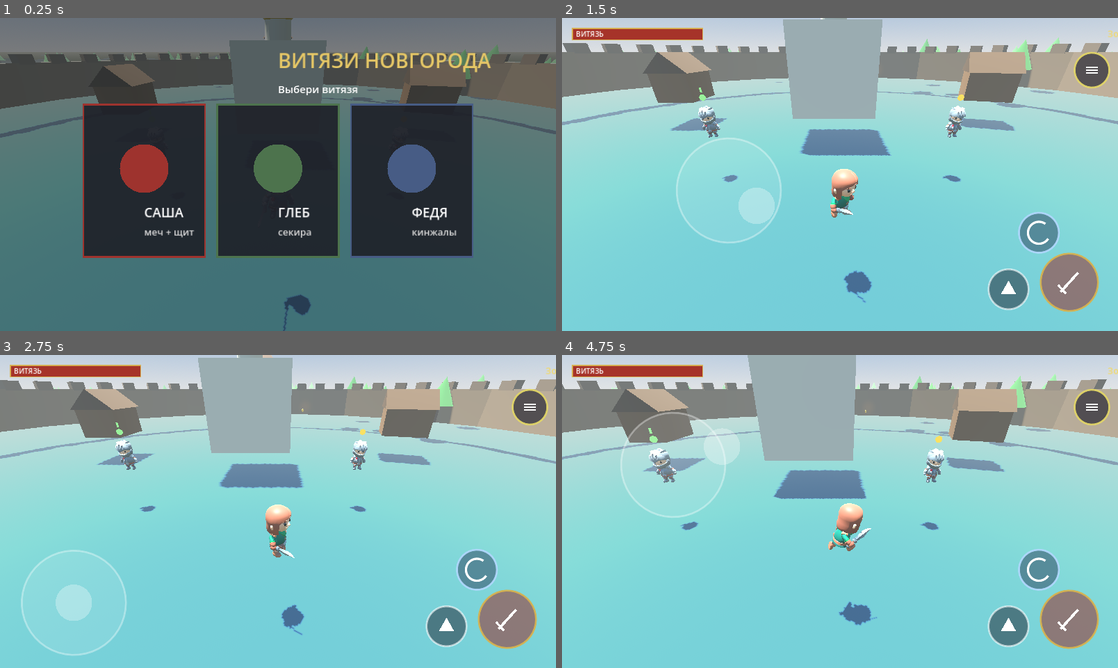
Above: before the commit, frames 1-4 (two rows, left to right).
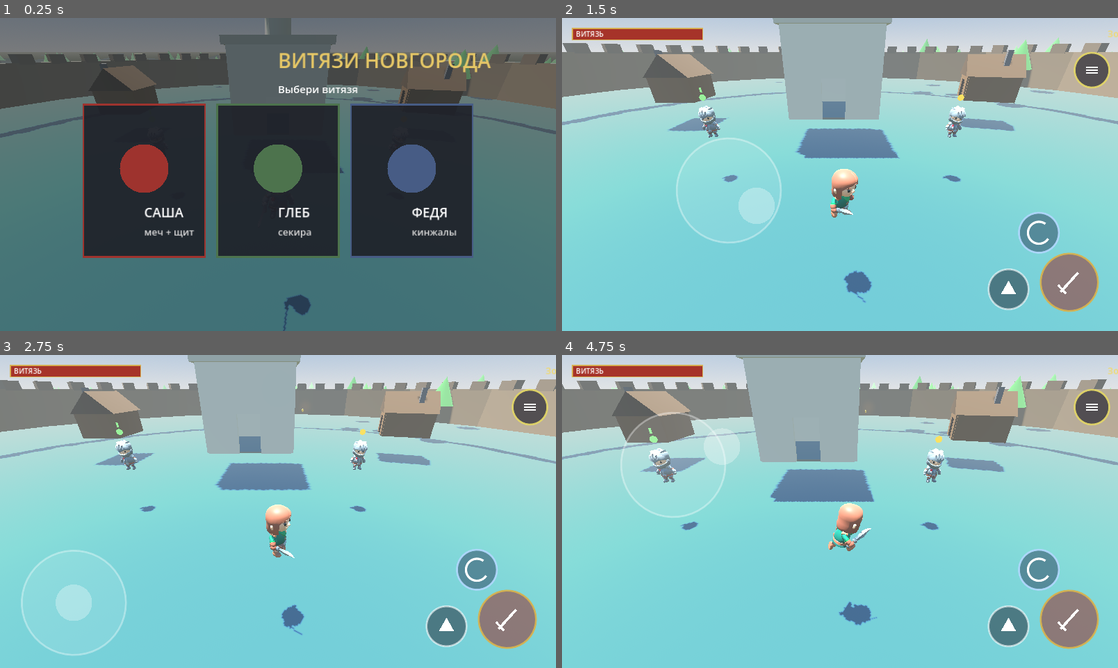
Above: after the commit, the same moments.

Repository: crucian1812-a11y/ar
Game: Godot game, scene res://Main.tscn
Two runs of this game, one before a commit and one after it. Both use one fixed random seed, a clock stepped at 60 frames per second and the inputs below.
Inputs (mouse positions are in pixels of both pictures, inside the frame that each line leads up to):
- Up to frame 1 (0.25 s): no input
- Up to frame 2 (1.5 s): move the mouse to (962, 158) at 0.52 s; click (962, 158) at 0.67 s; drag from (728, 190) to (812, 237) at 1.27 s
- Up to frame 3 (2.75 s): move the mouse to (333, 442) at 2.02 s; click (333, 442) at 2.17 s
- Up to frame 4 (4.75 s): drag from (812, 574) to (673, 464) at 2.77 s; move the mouse to (1006, 558) at 3.52 s; click (1006, 558) at 3.67 s; drag from (673, 464) to (756, 433) at 4.27 s

The runs differ from the first frame. In frame 1, 1.0% of the frame differs, in the area x 16-84%, y 0-50%; in frame 2, 1.9%; in frame 3, 1.8%; in frame 4, 2.1%, in the area x 8-82%, y 0-47%.

Commit message:
vityazi3d: detailed enterable buildings and richer ground textures
- Ground material now zones via vertex colour: cobblestone paving in the
  town square, dirt courtyards around villages, and noise-varied grass
  with sandy shorelines elsewhere.
- Houses (izba) rebuilt as hollow log cabins you can walk into: plank
  floor, four walls with a real doorway + frame, shuttered side windows,
  gable roof and a chimney. Villages get one larger hall plus a well.
- Church rebuilt as an enterable hall: stone floor, walls with a tall
  arched doorway, side windows, cornice, drum, golden dome and cross.
- Watchtowers gained timber corner posts and arrow-slit windows.

Co-Authored-By: Claude Opus 4.8 <noreply@anthropic.com>
Claude-Session: https://claude.ai/code/session_01Ybzc4D61QXnypTQH2Ro8uP

Diff:
--- a/vityazi3d/Main.gd
+++ b/vityazi3d/Main.gd
@@ -9,6 +9,8 @@
 var noise := FastNoiseLite.new()
 var controls
 var player
+
+var village_centers := [Vector3(-78, 0, -34), Vector3(80, 0, 50), Vector3(-90, 0, 60), Vector3(95, 0, -40)]
 
 var state := "menu"            # menu / play / shop / gameover / win
 var kills := 0
@@ -172,15 +174,41 @@
 	if n.length() > 0.0:
 		slope = clampf(n.normalized().dot(Vector3.UP), 0.0, 1.0)
 	for v in [a, b, c]:
-		st.set_color(_ground_color(v.y, slope))
+		st.set_color(_ground_color(v, slope))
 		st.add_vertex(v)
 
-func _ground_color(h: float, slope: float) -> Color:
+func _ground_color(p: Vector3, slope: float) -> Color:
+	var h := p.y
+	var d := Vector2(p.x, p.z).length()
+	# sand by the water
 	if h < WATER_Y + 1.2:
-		return Color(0.72, 0.66, 0.45)
-	if slope < 0.78:
-		return Color(0.42, 0.40, 0.37)
-	return Color(0.36, 0.49, 0.28).lerp(Color(0.30, 0.43, 0.24), fmod(absf(h) * 0.7, 1.0))
+		return Color(0.74, 0.68, 0.48).lerp(Color(0.66, 0.60, 0.42), _checker(p, 1.3))
+	# town square — cobblestone paving with checkered mortar
+	if d < 40.0:
+		var stone := Color(0.50, 0.50, 0.53).lerp(Color(0.40, 0.40, 0.44), _checker(p, 1.1))
+		# main roads radiating from the kremlin stay lighter
+		return stone.lerp(Color(0.58, 0.57, 0.55), 0.25 * _checker(p, 0.55))
+	# dirt courtyards around the villages
+	for vc in village_centers:
+		var vd := Vector2(p.x - vc.x, p.z - vc.z).length()
+		if vd < 16.0:
+			var f := clampf(vd / 16.0, 0.0, 1.0)
+			var dirt := Color(0.46, 0.37, 0.26).lerp(Color(0.40, 0.32, 0.22), _checker(p, 1.7))
+			return dirt.lerp(_grass(p), f * f)
+	# steep slopes show bare earth/rock
+	if slope < 0.74:
+		return Color(0.44, 0.40, 0.35).lerp(Color(0.36, 0.32, 0.28), _checker(p, 0.9))
+	return _grass(p)
+
+func _grass(p: Vector3) -> Color:
+	var n := (noise.get_noise_2d(p.x * 2.3, p.z * 2.3) + 1.0) * 0.5
+	var n2 := (noise.get_noise_2d(p.x * 9.0 + 50.0, p.z * 9.0) + 1.0) * 0.5
+	var base := Color(0.27, 0.44, 0.22).lerp(Color(0.40, 0.56, 0.28), n)
+	return base.lerp(Color(0.34, 0.50, 0.24), n2 * 0.4)
+
+func _checker(p: Vector3, scale: float) -> float:
+	var s := sin(p.x * scale) * sin(p.z * scale)
+	return clampf(s * 0.5 + 0.5, 0.0, 1.0)
 
 func _build_water() -> void:
 	var pm := PlaneMesh.new()
@@ -245,10 +273,14 @@
 
 func _build_villages() -> void:
 	var vi := 0
-	for center in [Vector3(-78, 0, -34), Vector3(80, 0, 50), Vector3(-90, 0, 60), Vector3(95, 0, -40)]:
-		for off in [Vector3(-6, 0, -5), Vector3(7, 0, -4), Vector3(-5, 0, 7), Vector3(8, 0, 8), Vector3(0, 0, -9)]:
-			_izba(center + off)
-		_make_npc(center)
+	for center in village_centers:
+		var oi := 0
+		for off in [Vector3(-7, 0, -6), Vector3(8, 0, -5), Vector3(-6, 0, 8), Vector3(9, 0, 9), Vector3(0, 0, -11)]:
+			_izba(center + off, oi == 0)   # one barn-style house per village
+			oi += 1
+		# a village well in the middle
+		_well(center)
+		_make_npc(center + Vector3(2, 0, 2))
 		# every other village also has a quest-giver
 		if vi % 2 == 1:
 			_make_npc(center + Vector3(3, 0, 3), "quest")
@@ -293,27 +325,76 @@
 		root.add_child(mer)
 	_solid(root, Vector3(12.0, 5.0, 1.3), Vector3(0, 2.5, 0))
 
+# a wall slab that is both visible and solid
+func _wall_seg(root: Node3D, size: Vector3, center: Vector3, col: Color) -> void:
+	var w := MeshInstance3D.new()
+	var bm := BoxMesh.new(); bm.size = size
+	w.mesh = bm; w.material_override = _flat(col); w.position = center
+	root.add_child(w)
+	_solid(root, size, center)
+
+# dark glass pane (visual only, slightly proud of the wall)
+func _window(root: Node3D, size: Vector3, center: Vector3) -> void:
+	var win := MeshInstance3D.new()
+	var wb := BoxMesh.new(); wb.size = size
+	win.mesh = wb
+	var m := _flat(Color(0.14, 0.16, 0.24)); m.roughness = 0.12; m.metallic = 0.2
+	m.emission_enabled = true; m.emission = Color(0.20, 0.18, 0.10); m.emission_energy_multiplier = 0.25
+	win.material_override = m; win.position = center
+	root.add_child(win)
+	# wooden frame, slightly larger and set just behind the pane
+	var fr := MeshInstance3D.new()
+	var fb := BoxMesh.new()
+	fb.size = Vector3(size.x * 0.9, size.y + 0.22, size.z + 0.22)
+	fr.mesh = fb; fr.material_override = _flat(Color(0.30, 0.21, 0.13))
+	fr.position = center - Vector3(0.02 * signf(center.x), 0.0, 0.0)
+	root.add_child(fr)
+
 func _church(pos: Vector3) -> void:
 	var root := Node3D.new(); root.position = pos; add_child(root)
-	var body := MeshInstance3D.new()
-	var bm := BoxMesh.new(); bm.size = Vector3(7, 7, 7)
-	body.mesh = bm; body.material_override = _flat(Color(0.86, 0.84, 0.78)); body.position = Vector3(0, 3.5, 0)
-	root.add_child(body)
+	var wcol := Color(0.87, 0.85, 0.79)
+	var hx := 3.6; var hz := 3.6; var hh := 7.0; var t := 0.4
+	# stone floor
+	var fl := MeshInstance3D.new()
+	var fb := BoxMesh.new(); fb.size = Vector3(hx * 2, 0.16, hz * 2)
+	fl.mesh = fb; fl.material_override = _flat(Color(0.58, 0.56, 0.52)); fl.position = Vector3(0, 0.08, 0)
+	root.add_child(fl)
+	# walls with a tall doorway on +Z
+	_wall_seg(root, Vector3(hx * 2 + t, hh, t), Vector3(0, hh * 0.5, -hz), wcol)
+	_wall_seg(root, Vector3(t, hh, hz * 2), Vector3(-hx, hh * 0.5, 0), wcol)
+	_wall_seg(root, Vector3(t, hh, hz * 2), Vector3(hx, hh * 0.5, 0), wcol)
+	var dw := 1.9
+	var seg := (hx * 2 - dw) * 0.5
+	_wall_seg(root, Vector3(seg, hh, t), Vector3(-(dw * 0.5 + seg * 0.5), hh * 0.5, hz), wcol)
+	_wall_seg(root, Vector3(seg, hh, t), Vector3(dw * 0.5 + seg * 0.5, hh * 0.5, hz), wcol)
+	_wall_seg(root, Vector3(dw, hh - 3.2, t), Vector3(0, hh - (hh - 3.2) * 0.5, hz), wcol)
+	# tall arched windows on the sides
+	for zz in [-1.6, 1.6]:
+		_window(root, Vector3(0.12, 2.4, 1.0), Vector3(-hx - 0.02, 3.6, zz))
+		_window(root, Vector3(0.12, 2.4, 1.0), Vector3(hx + 0.02, 3.6, zz))
+	# cornice + drum + golden dome + cross
+	var cornice := MeshInstance3D.new()
+	var cc := BoxMesh.new(); cc.size = Vector3(hx * 2 + 0.9, 0.55, hz * 2 + 0.9)
+	cornice.mesh = cc; cornice.material_override = _flat(Color(0.79, 0.77, 0.71)); cornice.position = Vector3(0, hh, 0)
+	root.add_child(cornice)
 	var drum := MeshInstance3D.new()
-	var dc := CylinderMesh.new(); dc.top_radius = 1.1; dc.bottom_radius = 1.1; dc.height = 1.6
-	drum.mesh = dc; drum.material_override = _flat(Color(0.8, 0.78, 0.72)); drum.position = Vector3(0, 7.8, 0)
+	var dc := CylinderMesh.new(); dc.top_radius = 1.1; dc.bottom_radius = 1.1; dc.height = 1.8
+	drum.mesh = dc; drum.material_override = _flat(Color(0.81, 0.79, 0.73)); drum.position = Vector3(0, hh + 1.1, 0)
 	root.add_child(drum)
 	var dome := MeshInstance3D.new()
-	var sm := SphereMesh.new(); sm.radius = 1.5; sm.height = 2.6
+	var sm := SphereMesh.new(); sm.radius = 1.5; sm.height = 2.8
 	dome.mesh = sm
-	var gm := _flat(Color(0.85, 0.69, 0.22)); gm.metallic = 0.6; gm.roughness = 0.3
-	dome.material_override = gm; dome.position = Vector3(0, 9.4, 0)
+	var gm := _flat(Color(0.86, 0.70, 0.22)); gm.metallic = 0.7; gm.roughness = 0.25
+	dome.material_override = gm; dome.position = Vector3(0, hh + 2.9, 0)
 	root.add_child(dome)
 	var cross := MeshInstance3D.new()
-	var cb := BoxMesh.new(); cb.size = Vector3(0.1, 1.2, 0.1)
-	cross.mesh = cb; cross.material_override = _flat(Color(0.9, 0.78, 0.3)); cross.position = Vector3(0, 11.2, 0)
+	var cb := BoxMesh.new(); cb.size = Vector3(0.12, 1.5, 0.12)
+	cross.mesh = cb; cross.material_override = _flat(Color(0.92, 0.80, 0.32)); cross.position = Vector3(0, hh + 4.8, 0)
 	root.add_child(cross)
-	_solid(root, Vector3(7, 7, 7), Vector3(0, 3.5, 0))
+	var cbar := MeshInstance3D.new()
+	var cbm := BoxMesh.new(); cbm.size = Vector3(0.7, 0.12, 0.12)
+	cbar.mesh = cbm; cbar.material_override = _flat(Color(0.92, 0.80, 0.32)); cbar.position = Vector3(0, hh + 5.0, 0)
+	root.add_child(cbar)
 
 func _tower(pos: Vector3) -> void:
 	var root := Node3D.new(); root.position = pos; add_child(root)
@@ -321,24 +402,83 @@
 	var bm := BoxMesh.new(); bm.size = Vector3(4, 9, 4)
 	body.mesh = bm; body.material_override = _flat(Color(0.55, 0.45, 0.34)); body.position = Vector3(0, 4.5, 0)
 	root.add_child(body)
+	# corner posts for a timbered look
+	for sx in [-1.9, 1.9]:
+		for sz in [-1.9, 1.9]:
+			var post := MeshInstance3D.new()
+			var pb := BoxMesh.new(); pb.size = Vector3(0.4, 9.2, 0.4)
+			post.mesh = pb; post.material_override = _flat(Color(0.42, 0.33, 0.24)); post.position = Vector3(sx, 4.6, sz)
+			root.add_child(post)
+	# arrow-slit windows
+	for sz2 in [-1.0, 1.0]:
+		_window(root, Vector3(0.1, 1.2, 0.4), Vector3(2.02, 6.0, sz2))
+		_window(root, Vector3(0.1, 1.2, 0.4), Vector3(-2.02, 6.0, sz2))
 	var roof := MeshInstance3D.new()
 	var rc := CylinderMesh.new(); rc.top_radius = 0.0; rc.bottom_radius = 3.2; rc.height = 3.5
 	roof.mesh = rc; roof.material_override = _flat(Color(0.38, 0.3, 0.24)); roof.position = Vector3(0, 10.6, 0)
 	root.add_child(roof)
 	_solid(root, Vector3(4, 9, 4), Vector3(0, 4.5, 0))
 
-func _izba(pos: Vector3) -> void:
+func _well(pos: Vector3) -> void:
 	var root := Node3D.new(); root.position = pos; add_child(root)
-	var body := MeshInstance3D.new()
-	var bm := BoxMesh.new(); bm.size = Vector3(4, 3, 5)
-	body.mesh = bm; body.material_override = _flat(Color(0.46, 0.34, 0.22)); body.position = Vector3(0, 1.5, 0)
-	root.add_child(body)
+	var ring := MeshInstance3D.new()
+	var cm := CylinderMesh.new(); cm.top_radius = 1.0; cm.bottom_radius = 1.1; cm.height = 1.2
+	ring.mesh = cm; ring.material_override = _flat(Color(0.5, 0.5, 0.52)); ring.position = Vector3(0, 0.6, 0)
+	root.add_child(ring)
+	for sx in [-1.0, 1.0]:
+		var post := MeshInstance3D.new()
+		var pb := BoxMesh.new(); pb.size = Vector3(0.18, 2.4, 0.18)
+		post.mesh = pb; post.material_override = _flat(Color(0.4, 0.3, 0.2)); post.position = Vector3(sx, 1.8, 0)
+		root.add_child(post)
 	var roof := MeshInstance3D.new()
-	var pr := PrismMesh.new(); pr.size = Vector3(4.6, 2.0, 5.4)
-	roof.mesh = pr; roof.material_override = _flat(Color(0.34, 0.26, 0.18)); roof.position = Vector3(0, 4.0, 0)
+	var pr := PrismMesh.new(); pr.size = Vector3(2.8, 0.9, 1.6)
+	roof.mesh = pr; roof.material_override = _flat(Color(0.34, 0.26, 0.18)); roof.position = Vector3(0, 3.2, 0)
 	root.add_child(roof)
+	_solid(root, Vector3(2.2, 1.2, 2.2), Vector3(0, 0.6, 0))
+
+# enterable log house; big -> larger village hall
+func _izba(pos: Vector3, big := false) -> void:
+	var root := Node3D.new(); root.position = pos; add_child(root)
 	root.rotate_y(randf() * TAU)
-	_solid(root, Vector3(4, 3, 5), Vector3(0, 1.5, 0))
+	var hx := 2.5 if big else 2.0
+	var hz := 3.1 if big else 2.5
+	var hh := 3.3 if big else 2.7
+	var t := 0.3
+	var logc := Color(0.50, 0.37, 0.24) if big else Color(0.46, 0.34, 0.22)
+	# plank floor
+	var fl := MeshInstance3D.new()
+	var fb := BoxMesh.new(); fb.size = Vector3(hx * 2, 0.1, hz * 2)
+	fl.mesh = fb; fl.material_override = _flat(Color(0.36, 0.27, 0.18)); fl.position = Vector3(0, 0.05, 0)
+	root.add_child(fl)
+	# walls with door gap on +Z
+	_wall_seg(root, Vector3(hx * 2 + t, hh, t), Vector3(0, hh * 0.5, -hz), logc)
+	_wall_seg(root, Vector3(t, hh, hz * 2), Vector3(-hx, hh * 0.5, 0), logc)
+	_wall_seg(root, Vector3(t, hh, hz * 2), Vector3(hx, hh * 0.5, 0), logc)
+	var dw := 1.3
+	var seg := (hx * 2 - dw) * 0.5
+	_wall_seg(root, Vector3(seg, hh, t), Vector3(-(dw * 0.5 + seg * 0.5), hh * 0.5, hz), logc)
+	_wall_seg(root, Vector3(seg, hh, t), Vector3(dw * 0.5 + seg * 0.5, hh * 0.5, hz), logc)
+	_wall_seg(root, Vector3(dw + 0.2, hh - 2.1, t), Vector3(0, hh - (hh - 2.1) * 0.5, hz), logc)
+	# door-frame posts (decor)
+	for dx in [-dw * 0.5 - 0.05, dw * 0.5 + 0.05]:
+		var jamb := MeshInstance3D.new()
+		var jb := BoxMesh.new(); jb.size = Vector3(0.14, 2.1, 0.36)
+		jamb.mesh = jb; jamb.material_override = _flat(Color(0.32, 0.22, 0.14)); jamb.position = Vector3(dx, 1.05, hz)
+		root.add_child(jamb)
+	# shuttered windows on the sides
+	for zz in [-0.9, 0.9]:
+		_window(root, Vector3(0.1, 0.8, 0.8), Vector3(-hx - 0.02, 1.6, zz))
+		_window(root, Vector3(0.1, 0.8, 0.8), Vector3(hx + 0.02, 1.6, zz))
+	# gable roof
+	var roof := MeshInstance3D.new()
+	var pr := PrismMesh.new(); pr.size = Vector3(hx * 2 + 0.7, 2.2, hz * 2 + 0.7)
+	roof.mesh = pr; roof.material_override = _flat(Color(0.33, 0.25, 0.17)); roof.position = Vector3(0, hh + 1.0, 0)
+	root.add_child(roof)
+	# chimney with a faint glow
+	var ch := MeshInstance3D.new()
+	var cbx := BoxMesh.new(); cbx.size = Vector3(0.5, 1.5, 0.5)
+	ch.mesh = cbx; ch.material_override = _flat(Color(0.42, 0.40, 0.40)); ch.position = Vector3(hx * 0.55, hh + 1.7, -hz * 0.4)
+	root.add_child(ch)
 
 func _flat(c: Color) -> StandardMaterial3D:
 	var m := StandardMaterial3D.new()
